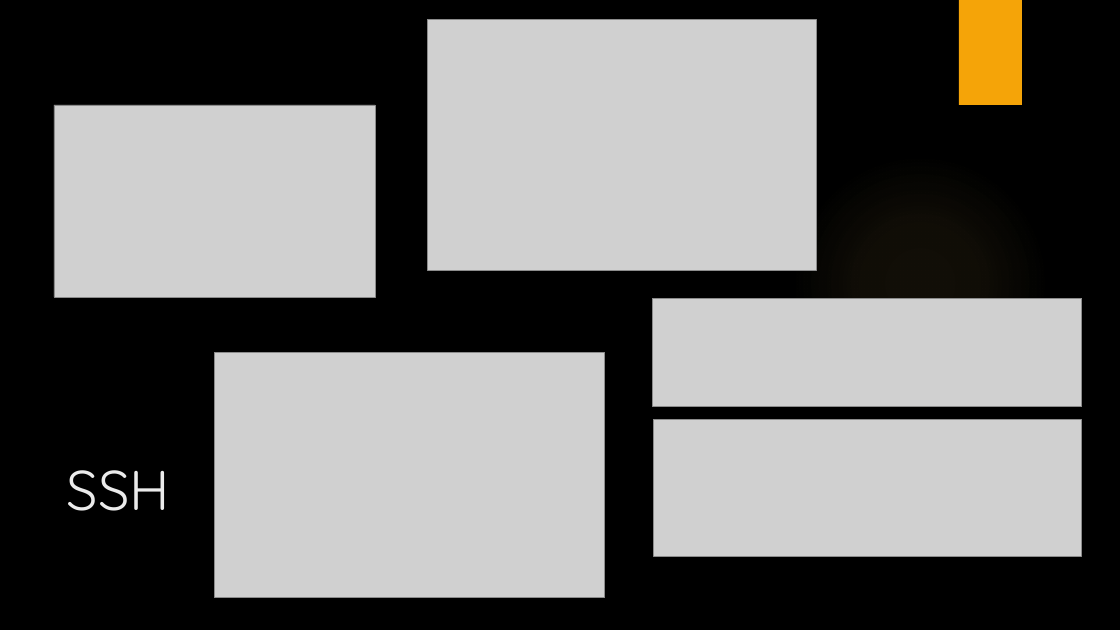
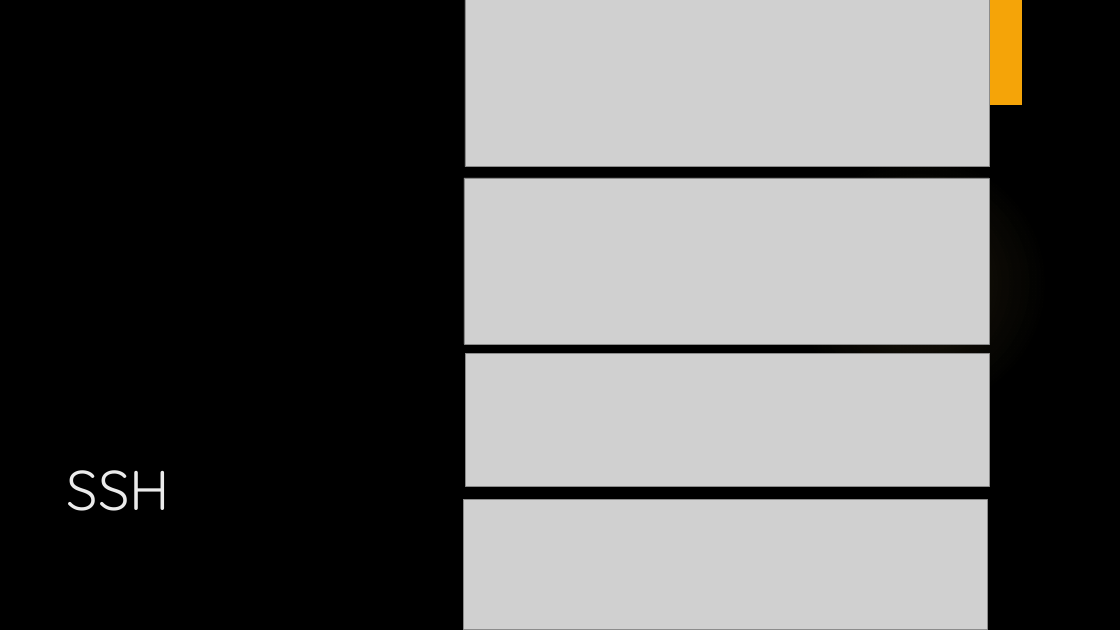
Before and after one commit to LajkaK2006/BorsodNet, a slide deck: slide 14 of BorsodNet.pptx. Drawn at 1120x630 pixels with LibreOffice and Linux fonts; fonts in the diff are those of the drawing; grey boxes stand for pictures; background and template pictures are left out. Boxes give left, top, right and bottom in pixels: in the first picture for what was removed or moved away, otherwise in the second. Text is boxed around its words. In the diff, an @@ line names an element or a change of style, - is before the commit and + after.

```diff
--- a/BorsodNet.pptx
+++ b/BorsodNet.pptx
@@ picture removed at box(428, 19, 817, 271) @@
@@ picture added at box(465, 0, 990, 167) @@
@@ picture removed at box(54, 105, 375, 297) @@
@@ picture added at box(464, 178, 989, 344) @@
@@ picture removed at box(653, 298, 1082, 407) @@
@@ picture removed at box(214, 352, 605, 597) @@
@@ picture added at box(465, 354, 990, 486) @@
@@ picture removed at box(654, 420, 1082, 556) @@
@@ picture added at box(464, 500, 987, 630) @@
```
Also in this commit, not shown: 5 other slides changed, 1 slide added, 1 slide removed.
